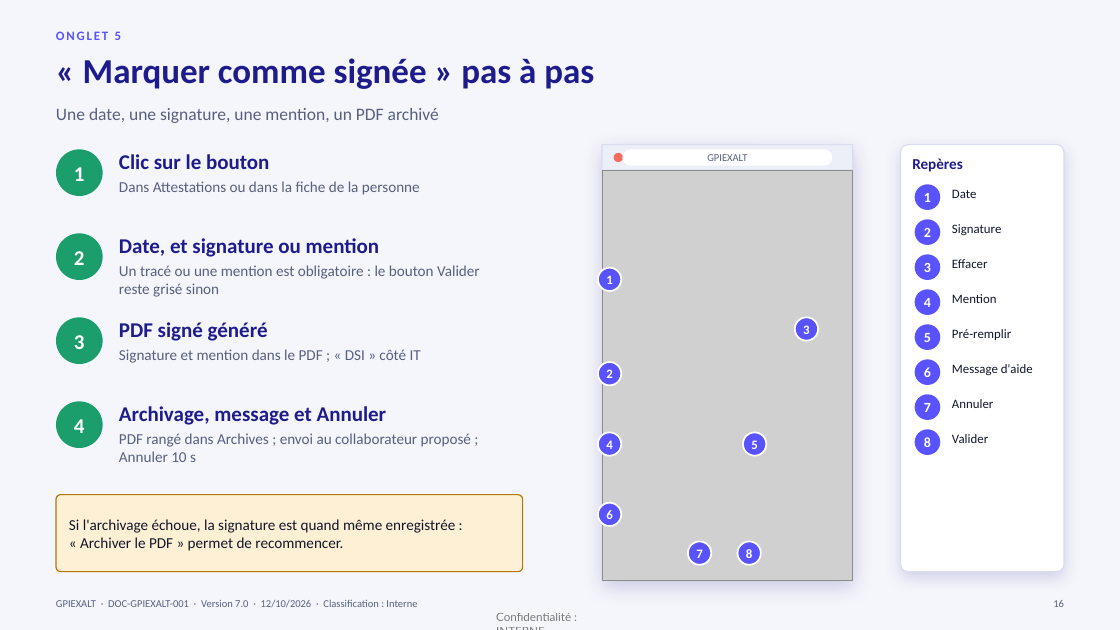
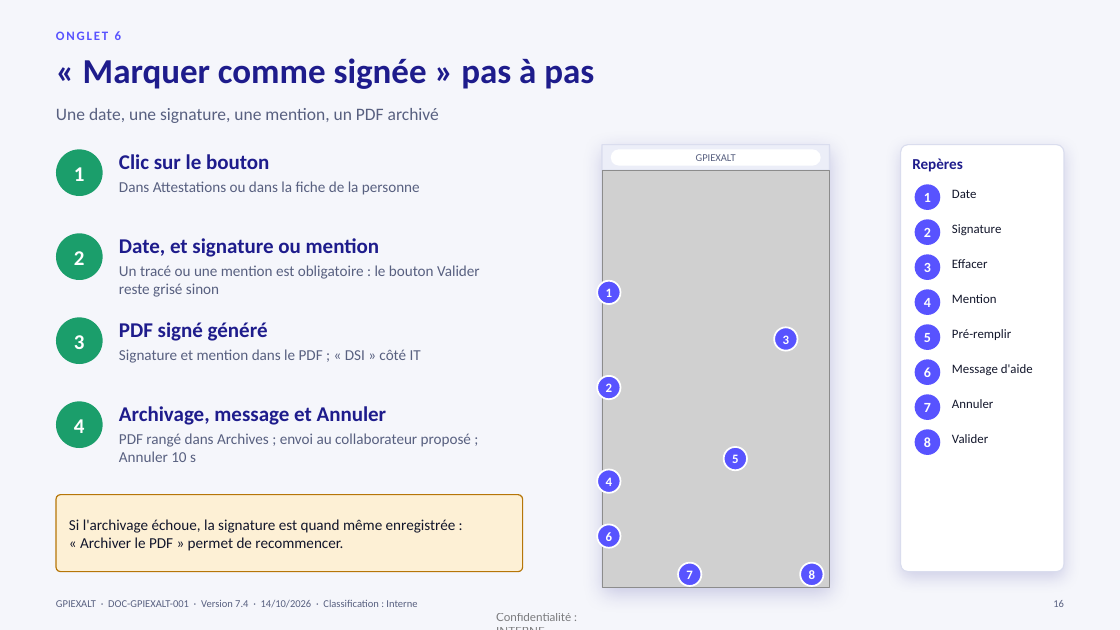
Before and after one commit to tesfamariam-exalt/myfirst-test, a slide deck: slide 16 of documentation/GPIEXALT_Documentation.pptx. Drawn at 1120x630 pixels with LibreOffice and Linux fonts; fonts in the diff are those of the drawing; grey boxes stand for pictures. Boxes give left, top, right and bottom in pixels: in the first picture for what was removed or moved away, otherwise in the second. Text is boxed around its words. In the diff, an @@ line names an element or a change of style, - is before the commit and + after.

```diff
--- a/documentation/GPIEXALT_Documentation.pptx
+++ b/documentation/GPIEXALT_Documentation.pptx
@@ rounded rectangle: place and size @@
-rounded rectangle at <box>602,145,854,581</box>
+rounded rectangle at <box>602,145,830,587</box>
@@ rounded rectangle: place and size @@
-rounded rectangle at <box>602,145,854,171</box>
+rounded rectangle at <box>602,145,830,171</box>
@@ picture: place and size @@
-picture at <box>602,171,854,581</box>
+picture at <box>602,171,830,588</box>
@@ rounded rectangle "GPIEXALT": place and size @@
-rounded rectangle "GPIEXALT" at <box>623,150,833,166</box>
+rounded rectangle "GPIEXALT" at <box>611,150,821,166</box>
@@ ellipse removed at <box>614,153,623,162</box> @@
@@ ellipse "1": place and size @@
-ellipse "1" at <box>598,268,622,292</box>
+ellipse "1" at <box>597,281,621,304</box>
@@ ellipse "3": place and size @@
-ellipse "3" at <box>795,318,818,341</box>
+ellipse "3" at <box>775,328,798,351</box>
@@ ellipse "2": place and size @@
-ellipse "2" at <box>598,362,622,386</box>
+ellipse "2" at <box>597,376,621,399</box>
@@ ellipse "5": place and size @@
-ellipse "5" at <box>744,433,767,456</box>
+ellipse "5" at <box>724,447,748,471</box>
@@ ellipse "4": place and size @@
-ellipse "4" at <box>598,433,622,456</box>
+ellipse "4" at <box>597,470,621,493</box>
@@ ellipse "6": place and size @@
-ellipse "6" at <box>598,503,622,527</box>
+ellipse "6" at <box>597,524,621,548</box>
@@ ellipse "7": place and size @@
-ellipse "7" at <box>688,542,712,565</box>
+ellipse "7" at <box>678,563,702,586</box>
@@ ellipse "8": place and size @@
-ellipse "8" at <box>738,542,761,565</box>
+ellipse "8" at <box>801,563,824,586</box>
@@ text at <box>56,600,417,608</box>: text changed @@
-GPIEXALT · DOC-GPIEXALT-001 · Version 7.0 · 12/10/2026 · Classification : Interne
+GPIEXALT · DOC-GPIEXALT-001 · Version 7.4 · 14/10/2026 · Classification : Interne
```
Also in this commit, not shown: 52 other slides changed, 4 slides added, 53 other files.
